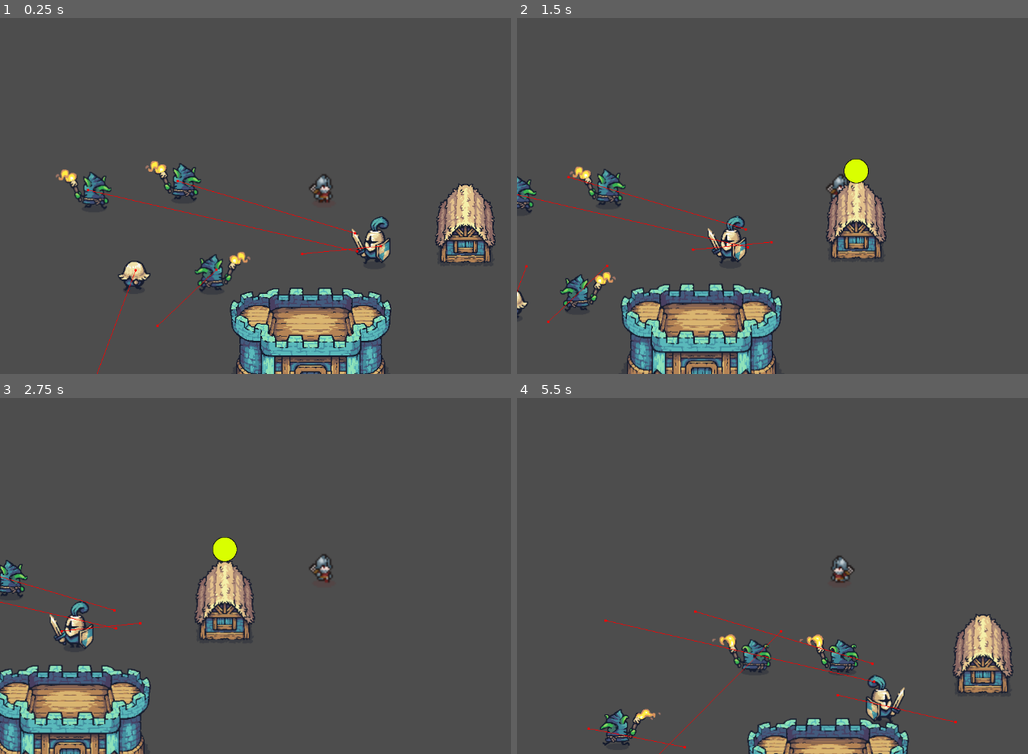
Above: before the commit, frames 1-4 (two rows, left to right).
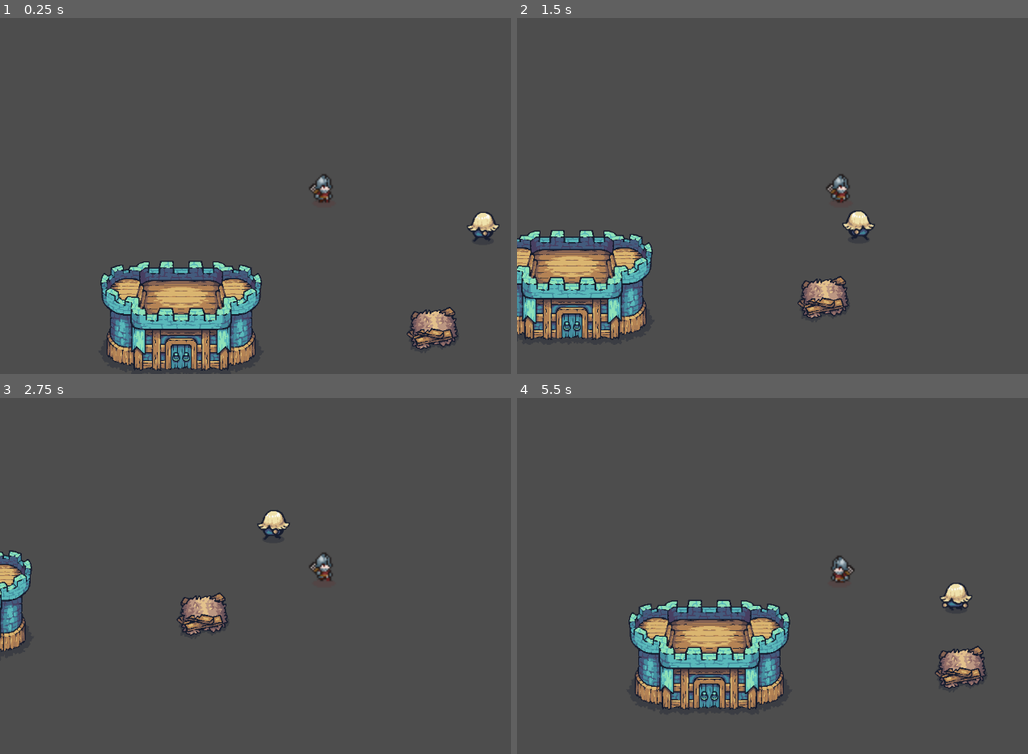
Above: after the commit, the same moments.

Repository: achotai2/battle-game-2D-proto
Game: Godot game, scene res://Scenes/main.tscn
Two runs of this game, one before a commit and one after it. Both use one fixed random seed, a clock stepped at 60 frames per second and the inputs below.
Inputs (mouse positions are in pixels of both pictures, inside the frame that each line leads up to):
- Up to frame 1 (0.25 s): no input
- Up to frame 2 (1.5 s): move the mouse to (982, 174) at 0.52 s; hold Right (move_right) 0.53-1.28 s; tap Ctrl (attack) at 0.6 s; tap Space (interact) at 0.8, 1.35 s; move the mouse to (711, 210) at 1.27 s; hold S (move_down) from 1.28 s (still down)
- Up to frame 3 (2.75 s): tap Ctrl (attack) at 1.55, 2.1 s; move the mouse to (388, 494) at 2.02 s; release S (move_down) at 2.03 s; hold Right (move_right) from 2.03 s (still down); tap Space (interact) at 2.3 s
- Up to frame 4 (5.5 s): move the mouse to (808, 643) at 2.77 s; release Right (move_right) at 2.78 s; hold W (move_up) 2.78-3.53 s; click (808, 643) at 2.85 s; tap Ctrl (attack) at 3.05, 4.35 s; move the mouse to (outside the picture) at 3.52 s; hold A (move_left) 3.53-5.03 s; tap Space (interact) at 3.6, 5.1 s; move the mouse to (644, 519) at 4.27 s; move the mouse to (874, 572) at 5.02 s; hold S (move_down) from 5.03 s (still down)

The runs differ from the first frame. In frame 1, 18% of the frame differs, in the area x 10-98%, y 40-100%; in frame 2, 18%; in frame 3, 11%; in frame 4, 15%.

Commit message:
Fixed some movement freeze and unfreeze behavior.

Diff:
--- a/Scenes/archer.tscn
+++ b/Scenes/archer.tscn
@@ -78,5 +78,6 @@
 
 [node name="NavigationAgent2D" type="NavigationAgent2D" parent="."]
 avoidance_enabled = true
+radius = 50.0
 avoidance_layers = 8
 avoidance_mask = 255
--- a/Scenes/main.tscn
+++ b/Scenes/main.tscn
@@ -6,8 +6,6 @@
 [ext_resource type="PackedScene" uid="uid://mvfvmj8qom4v" path="res://Scenes/worker.tscn" id="4_jjvhh"]
 [ext_resource type="PackedScene" uid="uid://56ng42k13bnj" path="res://Scenes/castle.tscn" id="5_kry3j"]
 [ext_resource type="PackedScene" uid="uid://so0ngwg160ke" path="res://Scenes/barracks.tscn" id="6_21xkr"]
-[ext_resource type="PackedScene" uid="uid://ctx2ge4w4wad7" path="res://Scenes/peasant.tscn" id="7_6bp64"]
-[ext_resource type="PackedScene" uid="uid://sy3ke7fhk1uv" path="res://Scenes/soldier.tscn" id="8_344ge"]
 
 [sub_resource type="TileSetAtlasSource" id="TileSetAtlasSource_bo1nx"]
 texture = ExtResource("1_jjgbg")
@@ -563,36 +561,14 @@
 [node name="Camera2D" type="Camera2D" parent="Units/Player"]
 position = Vector2(0, 1)
 
-[node name="Worker" parent="Units" node_paths=PackedStringArray("castle") instance=ExtResource("4_jjvhh")]
-position = Vector2(165, 223)
-player = 1
-castle = NodePath("../../Castle")
-
-[node name="Peasant" parent="Units" node_paths=PackedStringArray("castle") instance=ExtResource("7_6bp64")]
-position = Vector2(309, 222)
-player = 1
-castle = NodePath("../../Castle")
-
-[node name="Peasant2" parent="Units" node_paths=PackedStringArray("castle") instance=ExtResource("7_6bp64")]
-position = Vector2(240, 64)
-player = 1
-castle = NodePath("../../Castle")
-
-[node name="Peasant3" parent="Units" node_paths=PackedStringArray("castle") instance=ExtResource("7_6bp64")]
-position = Vector2(80, 80)
-player = 1
-castle = NodePath("../../Castle")
-
-[node name="Soldier" parent="Units" node_paths=PackedStringArray("castle") instance=ExtResource("8_344ge")]
-position = Vector2(602, 180)
-player = 1
-castle = NodePath("../../Castle")
-
 [node name="Castle" parent="." instance=ExtResource("5_kry3j")]
-position = Vector2(477, 337)
-player = 1
+position = Vector2(246, 289)
 
 [node name="Barracks" parent="." node_paths=PackedStringArray("castle") instance=ExtResource("6_21xkr")]
-position = Vector2(753, 176)
-player = 1
+position = Vector2(696, 337)
 castle = NodePath("../Castle")
+state = 0
+
+[node name="Worker" parent="." node_paths=PackedStringArray("castle") instance=ExtResource("4_jjvhh")]
+position = Vector2(794, 143)
+castle = NodePath("../Castle")
--- a/Scenes/peasant.tscn
+++ b/Scenes/peasant.tscn
@@ -82,7 +82,6 @@
 
 [node name="NavigationAgent2D2" type="NavigationAgent2D" parent="."]
 avoidance_enabled = true
-radius = 55.0
+radius = 50.0
 avoidance_layers = 8
 avoidance_mask = 15
-debug_enabled = true
--- a/Scenes/soldier.tscn
+++ b/Scenes/soldier.tscn
@@ -39,9 +39,9 @@
 
 [node name="NavigationAgent2D" type="NavigationAgent2D" parent="."]
 avoidance_enabled = true
+radius = 50.0
 avoidance_layers = 8
 avoidance_mask = 255
-debug_enabled = true
 
 [node name="AgentAnimate" type="Node" parent="." node_paths=PackedStringArray("sprite")]
 script = ExtResource("2_eqink")
--- a/Scenes/weapon_sword.tscn
+++ b/Scenes/weapon_sword.tscn
@@ -6,10 +6,8 @@
 [sub_resource type="CircleShape2D" id="CircleShape2D_72ito"]
 radius = 51.0392
 
-[node name="WeaponSword" type="Node2D" node_paths=PackedStringArray("animation", "movement")]
+[node name="WeaponSword" type="Node2D"]
 script = ExtResource("1_7iax5")
-animation = NodePath("../AgentAnimate")
-movement = NodePath("../AgentMovement")
 
 [node name="cooldown" type="Timer" parent="."]
 one_shot = true
--- a/Scenes/worker.tscn
+++ b/Scenes/worker.tscn
@@ -81,7 +81,6 @@
 
 [node name="NavigationAgent2D2" type="NavigationAgent2D" parent="."]
 avoidance_enabled = true
-radius = 55.0
+radius = 50.0
 avoidance_layers = 8
 avoidance_mask = 15
-debug_enabled = true
--- a/Scripts/agent_move.gd
+++ b/Scripts/agent_move.gd
@@ -98,13 +98,11 @@
 
 	_action_state = ACTION_ATTACK
 	freeze(LOCK_ATTACK)
-	var started := false
+
 	if is_instance_valid(animation):
-		started = animation.play_attack(target)
-
-	if not started:
-		unfreeze(LOCK_ATTACK)
-	return started
+		animation.play_attack(target)
+
+	return true
 
 
 func start_work() -> bool:
@@ -130,13 +128,10 @@
 
 	_action_state = ACTION_INTERACT
 	freeze(LOCK_INTERACT)
-	var started := false
 	if is_instance_valid(animation):
-		started = animation.play_work()
-
-	if not started:
-		unfreeze(LOCK_INTERACT)
-	return started
+		animation.play_work()
+
+	return true
 
 
 # --- Movement entry points ---
--- a/Scripts/weapon_melee_base.gd
+++ b/Scripts/weapon_melee_base.gd
@@ -42,9 +42,12 @@
 
 func pause_attack() -> void:
 	# Called by controls player node
-	_attack_paused = true
-	cooldown.stop()
-	attack_delay.stop() # prevent firing while player is moving
+	if cooldown.is_stopped():
+		_attack_paused = true
+		cooldown.stop()
+		attack_delay.stop() # prevent firing while player is moving
+		if is_instance_valid(movement):
+			movement.unfreeze(AgentMovement.LOCK_ATTACK)
 
 
 func restart_attack() -> void:
@@ -64,6 +67,9 @@
 
 
 func _try_attack() -> void:
+	if is_instance_valid(movement):
+		movement.unfreeze(AgentMovement.LOCK_ATTACK)
+
 	if _attack_paused:
 		return
 	if _current_target == null:
@@ -85,9 +91,6 @@
 
 
 func _on_attack_delay_timeout() -> void:
-	if is_instance_valid(movement):
-		movement.unfreeze(AgentMovement.LOCK_ATTACK)
-
 	# Single-target strike: apply to the chosen target if still valid and still in range.
 	var t := _current_target
 	if t == null or not is_instance_valid(t):
@@ -114,5 +117,4 @@
 
 
 func attack_animation_finished() -> void:
-	if is_instance_valid(movement):
-		movement.unfreeze(AgentMovement.LOCK_ATTACK)
+	pass
--- a/Scripts/weapon_ranged_base.gd
+++ b/Scripts/weapon_ranged_base.gd
@@ -76,6 +76,9 @@
 
 
 func _try_attack() -> void:
+	if is_instance_valid(movement):
+		movement.unfreeze(AgentMovement.LOCK_ATTACK)
+
 	if _attack_paused:
 		return
 	if _current_target == null:
@@ -101,9 +104,6 @@
 
 
 func _on_attack_delay_timeout() -> void:
-	if is_instance_valid(movement):
-		movement.unfreeze(AgentMovement.LOCK_ATTACK)
-
 	# Spawn a single projectile at the chosen target if still valid and still in range.
 	var t := _current_target
 	if t == null or not is_instance_valid(t):
@@ -171,5 +171,4 @@
 
 
 func attack_animation_finished() -> void:
-	if is_instance_valid(movement):
-		movement.unfreeze(AgentMovement.LOCK_ATTACK)
+	pass
Not shown: 1 places in Scenes/main.tscn that only renumber resources
